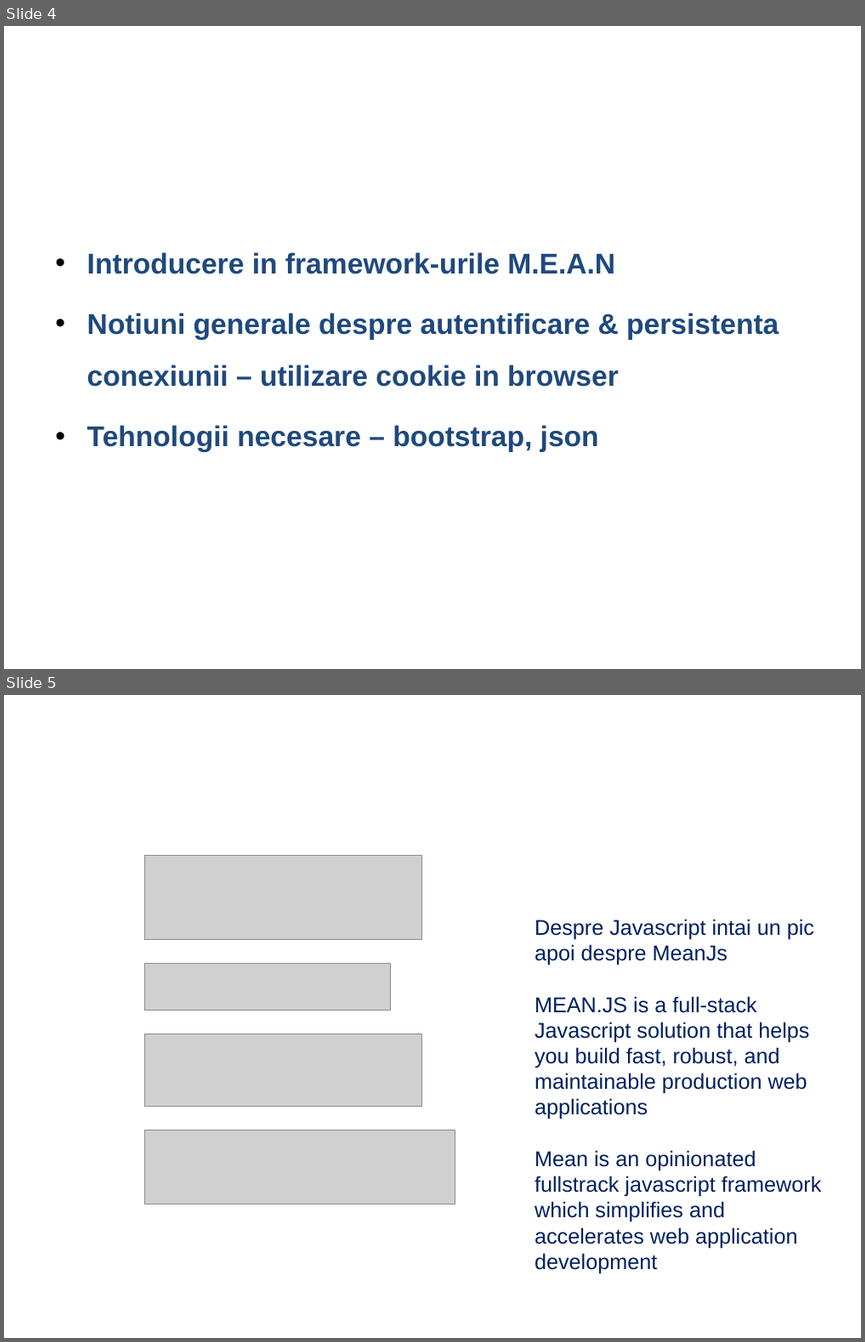
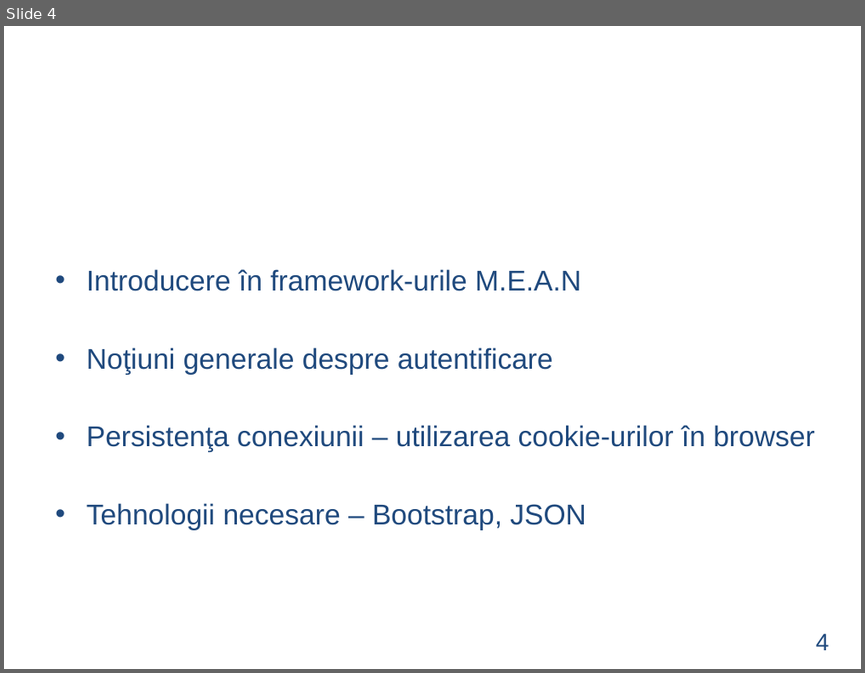
Before and after one commit to LucaAndrei/TeachMe-Online, a slide deck: documentatie/Prezentare Powerpoint/Prezentare Licenta Luca Andrei.ppt. Shown one above the other, each under a label of ours: slides 4 and 5 before the commit, slide 4 after it. The pictures are 865x1342 and 865x673 pixels, drawn with LibreOffice and Linux fonts; fonts in the diff are those of the drawing; grey boxes stand for pictures; background and template pictures are left out. Boxes give left, top, right and bottom in pixels: in the first picture for what was removed or moved away, otherwise in the second. Text is boxed around its words. In the diff, an @@ line names an element or a change of style, - is before the commit and + after.

```diff
--- a/documentatie/Prezentare Powerpoint/Prezentare Licenta Luca Andrei.ppt
+++ b/documentatie/Prezentare Powerpoint/Prezentare Licenta Luca Andrei.ppt
@@ slide 5 removed at [4, 695, 861, 1338], background picture (left out) @@
@@ picture removed at [144, 857, 422, 940] @@
@@ text removed at [534, 919, 822, 1274] @@
-Despre Javascript intai un pic apoi despre MeanJs
-MEAN.JS is a full-stack Javascript solution that helps you build fast, robust, and maintainable production web applications
-Mean is an opinionated fullstrack javascript framework which simplifies and accelerates web application development
@@ picture removed at [144, 964, 391, 1009] @@
@@ picture removed at [144, 1034, 421, 1106] @@
@@ picture removed at [144, 1130, 455, 1204] @@
@@ slide 4 changed as well @@
@@ text at [86, 269, 814, 530]: text changed; bold off @@
-• Introducere in framework-urile M.E.A.N
-• Notiuni generale despre autentificare & persistenta conexiunii – utilizare cookie in browser
-• Tehnologii necesare – bootstrap, json
+• Introducere în framework-urile M.E.A.N
+• Noţiuni generale despre autentificare
+• Persistenţa conexiunii – utilizarea cookie-urilor în browser
+• Tehnologii necesare – Bootstrap, JSON
@@ text added at [816, 633, 829, 650], 20 pt, text #1F497D @@
+4
```
Also in this commit, not shown: 4 other slides changed, 6 slides added, 4 other slides removed, 17 other files.
